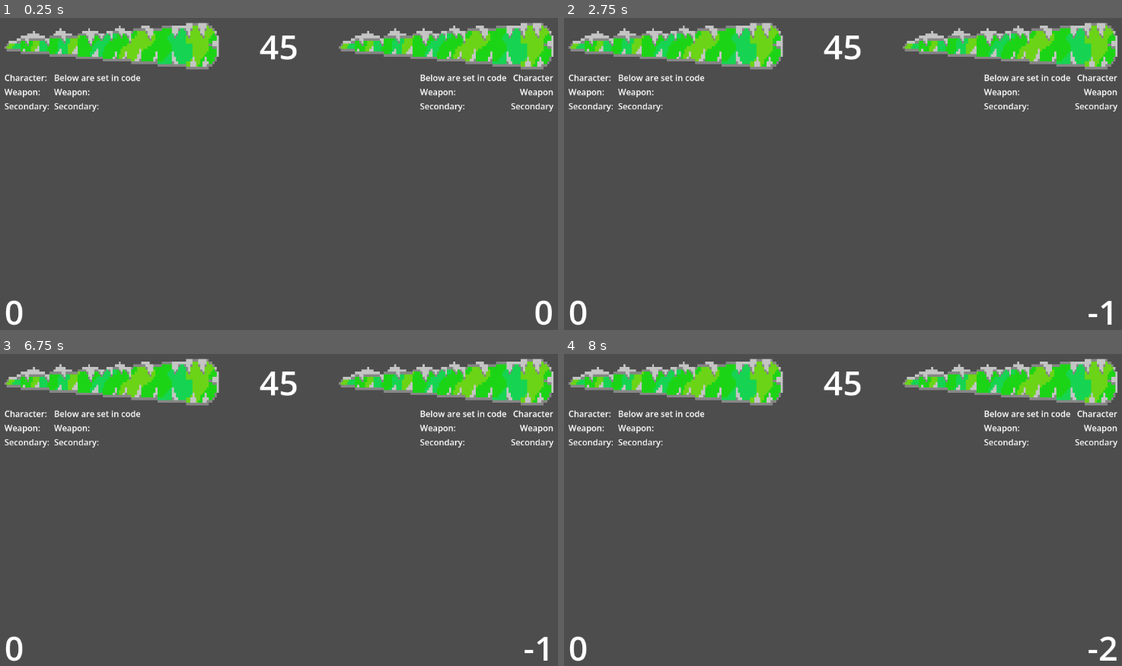
Above: before the commit, frames 1-4 (two rows, left to right).
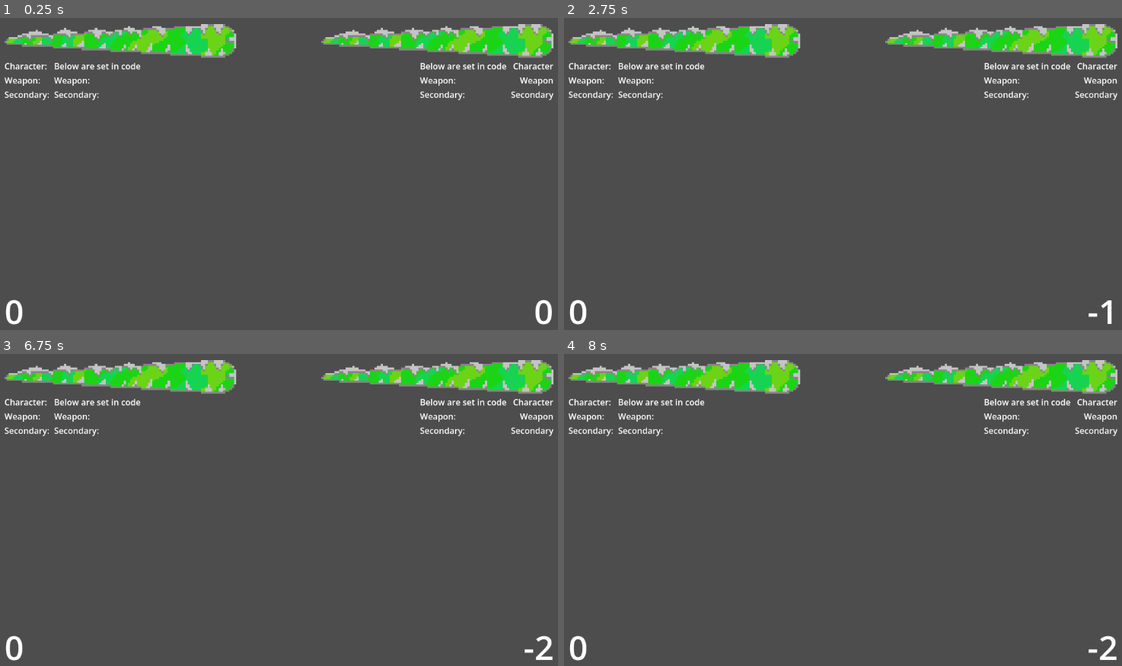
Above: after the commit, the same moments.

Repository: BlueDragonSpace/CascadeVsV2
Game: Godot game, scene res://scenes/root.tscn
Same seed, same stepped clock (60 frames per second), same inputs: the game is played once before the commit and once after it.
Inputs:
- Up to frame 1 (0.25 s): no input
- Up to frame 2 (2.75 s): tap Enter at 0.5 s; hold Right 0.53-1.28 s; tap Alt at 0.6, 2.1 s; tap 1 (reset) at 1.25, 2 s; hold Down 1.28-2.03 s; tap Shift at 1.35 s; hold Right from 2.03 s (still down)
- Up to frame 3 (6.75 s): release Right at 2.78 s; hold Up 2.78-3.53 s; tap Shift at 2.85, 4.35, 5.85 s; tap 1 (reset) at 3.5, 4.25, 5 s; hold Left 3.53-5.03 s; tap Alt at 3.6, 5.1, 6.6 s; hold Down 5.03-5.78 s; hold Right 5.78-6.53 s; hold Up from 6.53 s (still down)
- Up to frame 4 (8 s): release Up at 7.28 s; hold Right from 7.28 s (still down); tap Shift at 7.35 s

The runs differ from the first frame. In frame 1, 8.9% of the frame differs, in the area x 0-100%, y 1-99%; in frame 2, 8.9%; in frame 3, 9.0%; in frame 4, 8.9%.

Commit message:
added more weapons, timer, and environments!

Diff:
--- a/project.godot
+++ b/project.godot
@@ -97,6 +97,7 @@
 reset={
 "deadzone": 0.2,
 "events": [Object(InputEventKey,"resource_local_to_scene":false,"resource_name":"","device":-1,"window_id":0,"alt_press …(191 unchanged characters)…
+, Object(InputEventKey,"resource_local_to_scene":false,"resource_name":"","device":-1,"window_id":0,"alt_pressed":false,"shift_pressed":false,"ctrl_pressed":false,"meta_pressed":false,"pressed":false,"keycode":0,"physical_keycode":32,"key_label":0,"unicode":32,"location":0,"echo":false,"script":null)
 ]
 }
 
--- a/scenes/game/entity/player/player.gd
+++ b/scenes/game/entity/player/player.gd
@@ -43,11 +43,12 @@
 		# collides with environment and player 1
 		collision_layer = int(pow(2, 4))
 		collision_mask  = int(pow(2, 0) + pow(2, 1) + pow(2, 16))
-		floorbox.collision_layer = collision_mask
-		print(floorbox.collision_layer)
+		floorbox.collision_mask = collision_mask
 		weapon.collision_layer = int(pow(2, 5))
 		weapon.hitbox.collision_mask = int(pow(2,0))
-		print(weapon.collision_layer)
+
+
+	UI.set_data(p_num, self)
 
 func _input(_event: InputEvent) -> void:
 
--- /dev/null
+++ b/scenes/game/entity/player/weapon/specificWeapons/flail.gd
@@ -0,0 +1,8 @@
+extends Weapon
+
+
+func add_ready() -> void:
+
+	for child in find_children("RigidBody2D"):
+		child.collision_layer = collision_layer
+		child.collision_mask = collision_mask
--- /dev/null
+++ b/scenes/game/entity/player/weapon/specificWeapons/flail.tscn
@@ -0,0 +1,83 @@
+[gd_scene format=3 uid="uid://d2afk51jtpk85"]
+
+[ext_resource type="PackedScene" uid="uid://dnd4wyq8a0jt4" path="res://scenes/game/entity/player/weapon/weapon.tscn" id="1_vpmyh"]
+[ext_resource type="Script" uid="uid://da1j3od1u8aj2" path="res://scenes/game/entity/player/weapon/specificWeapons/flail.gd" id="2_o6ojt"]
+
+[sub_resource type="RectangleShape2D" id="RectangleShape2D_o6ojt"]
+size = Vector2(32, 2)
+
+[sub_resource type="CircleShape2D" id="CircleShape2D_vpmyh"]
+radius = 3.0
+
+[sub_resource type="RectangleShape2D" id="RectangleShape2D_5s0do"]
+size = Vector2(1, 8)
+
+[sub_resource type="CircleShape2D" id="CircleShape2D_6avbi"]
+radius = 2.0
+
+[node name="Flail" unique_id=842688900 instance=ExtResource("1_vpmyh")]
+mass = 0.4
+script = ExtResource("2_o6ojt")
+
+[node name="CollisionShape2D" type="CollisionShape2D" parent="." index="0" unique_id=1571144521]
+position = Vector2(16, 0)
+shape = SubResource("RectangleShape2D_o6ojt")
+
+[node name="Hitbox" parent="." index="1" unique_id=1803181025]
+position = Vector2(32, 20)
+
+[node name="CollisionShape2D" type="CollisionShape2D" parent="Hitbox" index="0" unique_id=873875431]
+shape = SubResource("CircleShape2D_vpmyh")
+debug_color = Color(0.9999997, 0.0046191565, 0.086252816, 0.41960785)
+
+[node name="PinJoint2D" type="PinJoint2D" parent="." index="2" unique_id=191254229]
+self_modulate = Color(1, 1, 1, 0.11764706)
+position = Vector2(32, 0)
+node_a = NodePath("..")
+node_b = NodePath("RigidBody2D")
+bias = 0.5
+
+[node name="RigidBody2D" type="RigidBody2D" parent="PinJoint2D" index="0" unique_id=1337367162]
+collision_layer = 2
+collision_mask = 78640
+mass = 0.05
+
+[node name="CollisionShape2D" type="CollisionShape2D" parent="PinJoint2D/RigidBody2D" index="0" unique_id=940555501]
+position = Vector2(0, 4)
+shape = SubResource("RectangleShape2D_5s0do")
+
+[node name="PinJoint2D2" type="PinJoint2D" parent="." index="3" unique_id=1451029784]
+self_modulate = Color(1, 1, 1, 0.11764706)
+position = Vector2(32, 8)
+node_a = NodePath("../PinJoint2D/RigidBody2D")
+node_b = NodePath("RigidBody2D")
+bias = 0.5
+
+[node name="RigidBody2D" type="RigidBody2D" parent="PinJoint2D2" index="0" unique_id=439998648]
+collision_layer = 2
+collision_mask = 78640
+mass = 0.05
+
+[node name="CollisionShape2D" type="CollisionShape2D" parent="PinJoint2D2/RigidBody2D" index="0" unique_id=117351480]
+position = Vector2(0, 4)
+shape = SubResource("RectangleShape2D_5s0do")
+
+[node name="PinJoint2D3" type="PinJoint2D" parent="." index="4" unique_id=1818392133]
+self_modulate = Color(1, 1, 1, 0.11764706)
+position = Vector2(32, 16)
+node_a = NodePath("../PinJoint2D2/RigidBody2D")
+node_b = NodePath("RigidBody2D")
+bias = 0.5
+
+[node name="RigidBody2D" type="RigidBody2D" parent="PinJoint2D3" index="0" unique_id=1145891930]
+collision_layer = 2
+collision_mask = 78640
+mass = 0.2
+
+[node name="CollisionShape2D" type="CollisionShape2D" parent="PinJoint2D3/RigidBody2D" index="0" unique_id=146106498]
+position = Vector2(0, 4)
+shape = SubResource("CircleShape2D_6avbi")
+
+[node name="RemoteTransform2D" type="RemoteTransform2D" parent="PinJoint2D3/RigidBody2D" index="1" unique_id=1045996719]
+position = Vector2(0, 4)
+remote_path = NodePath("../../../Hitbox")
--- /dev/null
+++ b/scenes/game/entity/player/weapon/specificWeapons/hotdog.tscn
@@ -0,0 +1,20 @@
+[gd_scene format=3 uid="uid://d021frcs6rcos"]
+
+[ext_resource type="PackedScene" uid="uid://dnd4wyq8a0jt4" path="res://scenes/game/entity/player/weapon/weapon.tscn" id="1_bt7g3"]
+
+[sub_resource type="RectangleShape2D" id="RectangleShape2D_sin7h"]
+size = Vector2(36, 2)
+
+[sub_resource type="RectangleShape2D" id="RectangleShape2D_ylxjh"]
+size = Vector2(32, 1)
+
+[node name="Hotdog" unique_id=842688900 instance=ExtResource("1_bt7g3")]
+
+[node name="CollisionShape2D" type="CollisionShape2D" parent="." index="0" unique_id=20584102]
+position = Vector2(18, 0)
+shape = SubResource("RectangleShape2D_sin7h")
+
+[node name="CollisionShape2D" type="CollisionShape2D" parent="Hitbox" parent_id_path=PackedInt32Array(1803181025) index="0" unique_id=224374773]
+position = Vector2(18, -1)
+shape = SubResource("RectangleShape2D_ylxjh")
+debug_color = Color(0.9993934, 0, 0.12844995, 0.41960785)
--- /dev/null
+++ b/scenes/game/entity/player/weapon/specificWeapons/spear.tscn
@@ -0,0 +1,20 @@
+[gd_scene format=3 uid="uid://b2m3cvbsfphco"]
+
+[ext_resource type="PackedScene" uid="uid://dnd4wyq8a0jt4" path="res://scenes/game/entity/player/weapon/weapon.tscn" id="1_v1xds"]
+
+[sub_resource type="RectangleShape2D" id="RectangleShape2D_gi2wn"]
+size = Vector2(40, 4)
+
+[sub_resource type="CircleShape2D" id="CircleShape2D_5vjoe"]
+radius = 4.0
+
+[node name="Spear" unique_id=842688900 instance=ExtResource("1_v1xds")]
+
+[node name="CollisionShape2D" type="CollisionShape2D" parent="." index="0" unique_id=542890882]
+position = Vector2(20, 0)
+shape = SubResource("RectangleShape2D_gi2wn")
+
+[node name="CollisionShape2D" type="CollisionShape2D" parent="Hitbox" parent_id_path=PackedInt32Array(1803181025) index="0" unique_id=1873378808]
+position = Vector2(40, 0)
+shape = SubResource("CircleShape2D_5vjoe")
+debug_color = Color(0.99858826, 0, 0.14983535, 0.41960785)
--- a/scenes/game/entity/player/weapon/weapon.gd
+++ b/scenes/game/entity/player/weapon/weapon.gd
@@ -2,10 +2,19 @@
 extends RigidBody2D
 
 @export var damage = 20
-@onready var hitbox: Area2D = $Hitbox
-
+@onready var hitbox: Area2D = find_child("Hitbox")
 
 signal hit_entity(entity)
 
+func _ready() -> void:
+	print(collision_layer)
+
+	add_ready()
+
 func _on_hitbox_body_entered(body: Node2D) -> void:
 	hit_entity.emit(body)
+
+func add_ready() -> void:
+	# basically an extended function for further classes
+	# I would use Godot's @virtual and @abstract, but they come with so much hassle
+	pass
--- a/scenes/game/entity/player/weapon/weapon.tscn
+++ b/scenes/game/entity/player/weapon/weapon.tscn
@@ -2,28 +2,13 @@
 
 [ext_resource type="Script" uid="uid://sq5fs64p1sog" path="res://scenes/game/entity/player/weapon/weapon.gd" id="1_n1vkq"]
 
-[sub_resource type="RectangleShape2D" id="RectangleShape2D_n1vkq"]
-size = Vector2(48, 4)
-
-[sub_resource type="CircleShape2D" id="CircleShape2D_nyagw"]
-radius = 4.0
-
 [node name="WeaponBase" type="RigidBody2D" unique_id=842688900]
 collision_layer = 2
-collision_mask = 65587
+collision_mask = 78640
 script = ExtResource("1_n1vkq")
-
-[node name="CollisionShape2D" type="CollisionShape2D" parent="." unique_id=1758802466]
-position = Vector2(24, 0)
-shape = SubResource("RectangleShape2D_n1vkq")
 
 [node name="Hitbox" type="Area2D" parent="." unique_id=1803181025]
 collision_layer = 0
 collision_mask = 16
 
-[node name="CollisionShape2D" type="CollisionShape2D" parent="Hitbox" unique_id=1730442267]
-position = Vector2(48, 0)
-shape = SubResource("CircleShape2D_nyagw")
-debug_color = Color(1, 0, 0, 0.41960785)
-
 [connection signal="body_entered" from="Hitbox" to="." method="_on_hitbox_body_entered"]
--- /dev/null
+++ b/scenes/game/environment/specific_environments/flat.tscn
@@ -0,0 +1,14 @@
+[gd_scene format=3 uid="uid://bslnyut3g8exf"]
+
+[ext_resource type="PackedScene" uid="uid://ctt0gkg3tfcjv" path="res://scenes/game/environment/environment_base.tscn" id="1_ub5rv"]
+
+[sub_resource type="RectangleShape2D" id="RectangleShape2D_rksgy"]
+size = Vector2(352, 24)
+
+[node name="Flat" unique_id=2010721927 instance=ExtResource("1_ub5rv")]
+
+[node name="StaticBody2D" type="StaticBody2D" parent="." index="1" unique_id=1855459794]
+
+[node name="CollisionShape2D" type="CollisionShape2D" parent="StaticBody2D" index="0" unique_id=1884985933]
+position = Vector2(0, 4)
+shape = SubResource("RectangleShape2D_rksgy")
--- /dev/null
+++ b/scenes/game/environment/specific_environments/moving_platform.tscn
@@ -0,0 +1,62 @@
+[gd_scene format=3 uid="uid://dxcvfndadfugo"]
+
+[ext_resource type="PackedScene" uid="uid://ctt0gkg3tfcjv" path="res://scenes/game/environment/environment_base.tscn" id="1_v8dcy"]
+
+[sub_resource type="RectangleShape2D" id="RectangleShape2D_v8dcy"]
+size = Vector2(304, 24)
+
+[sub_resource type="RectangleShape2D" id="RectangleShape2D_d28lk"]
+size = Vector2(64, 1)
+
+[sub_resource type="Animation" id="Animation_2cmcd"]
+length = 0.001
+tracks/0/type = "bezier"
+tracks/0/imported = false
+tracks/0/enabled = true
+tracks/0/path = NodePath(".:position:x")
+tracks/0/interp = 1
+tracks/0/loop_wrap = true
+tracks/0/keys = {
+"handle_modes": PackedInt32Array(0),
+"points": PackedFloat32Array(0, -0.25, 0, 0.25, 0),
+"times": PackedFloat32Array(0)
+}
+
+[sub_resource type="Animation" id="Animation_5br10"]
+resource_name = "left_right"
+tracks/0/type = "bezier"
+tracks/0/imported = false
+tracks/0/enabled = true
+tracks/0/path = NodePath(".:position:x")
+tracks/0/interp = 1
+tracks/0/loop_wrap = true
+tracks/0/keys = {
+"handle_modes": PackedInt32Array(0, 2),
+"points": PackedFloat32Array(0, -0.25, 0, 0.25, 0, 80, -0.083333336, -13.333334, 0, 0),
+"times": PackedFloat32Array(0, 0.5)
+}
+
+[sub_resource type="AnimationLibrary" id="AnimationLibrary_08nea"]
+_data = {
+&"RESET": SubResource("Animation_2cmcd"),
+&"left_right": SubResource("Animation_5br10")
+}
+
+[node name="MovingPlatform" unique_id=2010721927 instance=ExtResource("1_v8dcy")]
+
+[node name="StaticBody2D" type="StaticBody2D" parent="." index="1" unique_id=182323620]
+
+[node name="CollisionShape2D" type="CollisionShape2D" parent="StaticBody2D" index="0" unique_id=340502862]
+position = Vector2(0, 4)
+shape = SubResource("RectangleShape2D_v8dcy")
+
+[node name="AnimatableBody2D" type="AnimatableBody2D" parent="." index="2" unique_id=191895494]
+position = Vector2(0, 8)
+
+[node name="CollisionShape2D" type="CollisionShape2D" parent="AnimatableBody2D" index="0" unique_id=1521654037]
+position = Vector2(0, -32.5)
+shape = SubResource("RectangleShape2D_d28lk")
+one_way_collision = true
+
+[node name="AnimationPlayer" type="AnimationPlayer" parent="AnimatableBody2D" index="1" unique_id=339667857]
+libraries/ = SubResource("AnimationLibrary_08nea")
--- a/scenes/game/environment/specific_environments/small_battlefield.tscn
+++ b/scenes/game/environment/specific_environments/small_battlefield.tscn
@@ -3,7 +3,7 @@
 [ext_resource type="PackedScene" uid="uid://ctt0gkg3tfcjv" path="res://scenes/game/environment/environment_base.tscn" id="1_qvpbw"]
 
 [sub_resource type="RectangleShape2D" id="RectangleShape2D_1smw7"]
-size = Vector2(352, 20)
+size = Vector2(352, 16)
 
 [sub_resource type="RectangleShape2D" id="RectangleShape2D_plorj"]
 size = Vector2(50, 2)
--- a/scenes/game/game.gd
+++ b/scenes/game/game.gd
@@ -1,5 +1,30 @@
 extends Node2D
 
+@onready var UI = get_tree().get_first_node_in_group("UI")
+
+@onready var center: Marker2D = $Center
+@onready var camera_2d: Camera2D = $Center/Camera2D
+@onready var environment: Node2D = $Center/Environment
+
+const SMALL_BATTLEFIELD = preload("uid://bv04btme51quy")
+const FLAT = preload("uid://bslnyut3g8exf")
+
+var env_rotate = false
+var screenshake = false
+
+func _ready() -> void:
+
+
+
+	UI.out_of_time.connect(time_out_event)
+
+func _physics_process(delta: float) -> void:
+
+	if env_rotate:
+		center.rotation += 0.2 * delta
+
+	if screenshake:
+		camera_2d.offset = Vector2(randf_range(-2, 2), randf_range(-2, 2))
 
 func _on_killzone_body_entered(body: Node2D) -> void:
 	# effectively kills the body that entered the kill zone
@@ -8,3 +33,9 @@
 		body.die(body.p_num)
 	else:
 		body.die()
+
+func time_out_event() -> void:
+
+	# now Ideally I would randomize this for different events like fire rain, but for now this will do
+	env_rotate = true
+	screenshake = true
--- a/scenes/game/game.tscn
+++ b/scenes/game/game.tscn
@@ -3,6 +3,7 @@
 [ext_resource type="Script" uid="uid://3l4qmlun30eq" path="res://scenes/game/game.gd" id="1_sul5r"]
 [ext_resource type="PackedScene" uid="uid://dqts7vo68o24h" path="res://scenes/game/entity/player/player.tscn" id="2_7h61r"]
 [ext_resource type="PackedScene" uid="uid://bv04btme51quy" path="res://scenes/game/environment/specific_environments/small_battlefield.tscn" id="3_0sr1o"]
+[ext_resource type="PackedScene" uid="uid://d2afk51jtpk85" path="res://scenes/game/entity/player/weapon/specificWeapons/flail.tscn" id="3_kelw5"]
 
 [sub_resource type="WorldBoundaryShape2D" id="WorldBoundaryShape2D_7h61r"]
 
@@ -21,10 +22,15 @@
 
 [node name="Player" parent="Players" unique_id=646907970 instance=ExtResource("2_7h61r")]
 position = Vector2(-128, -152)
+max_spd = 12
+max_hp = 25
+weapon_scene = ExtResource("3_kelw5")
 
 [node name="Player2" parent="Players" unique_id=1250194395 instance=ExtResource("2_7h61r")]
 position = Vector2(128, -152)
 p_num = 2
+max_hp = 25
+weapon_scene = ExtResource("3_kelw5")
 
 [node name="Center" type="Marker2D" parent="." unique_id=385348461]
 position = Vector2(0, -152)
--- a/scenes/ui/ui.gd
+++ b/scenes/ui/ui.gd
@@ -8,18 +8,45 @@
 @onready var character_2: Label = $HBoxContainer/VBoxContainer/HBoxContainer/After2/Character2
 @onready var weapon_2: Label = $HBoxContainer/VBoxContainer/HBoxContainer/After2/Weapon2
 @onready var secondary_2: Label = $HBoxContainer/VBoxContainer/HBoxContainer/After2/Secondary2
-
 @onready var score_1: Label = $HBoxContainer/VBoxContainer/BottomBar/Score1
 @onready var score_2: Label = $HBoxContainer/VBoxContainer/BottomBar/Score2
 
+@onready var timer: Label = $HBoxContainer/VBoxContainer/TopBar/Timer
 
-#func set_data()
-# nope gonna do this later
+@export var max_timer_time : int = 45
+@onready var timer_time : float = max_timer_time
+@export var disable_timer = false
+var timer_running = true
+
+signal out_of_time
+
+func set_data(p_num: int, node_data: Node) -> void:
+
+	var hp_bar = find_child("HPBar" + str(p_num))
+	hp_bar.max_value = node_data.max_hp
+	hp_bar.value = hp_bar.max_value
+
 
 func _ready() -> void:
 
 	Global.score_changed.connect(update_score)
 	update_score()
+
+	if disable_timer:
+		timer.visible = false
+		timer_running = false
+
+	timer.text = str(int(ceil(timer_time)))
+
+func _process(delta: float) -> void:
+
+	if timer_running:
+		timer_time -= delta
+		timer.text = str(int(ceil(timer_time)))
+
+	if ceil(timer_time) <= 0:
+		timer_running = false
+		out_of_time.emit()
 
 func player_hit(player_num: String, current_hp: float) -> void:
 	var hp_bar = top_bar.find_child("HPBar" + player_num)
--- a/scenes/ui/ui.tscn
+++ b/scenes/ui/ui.tscn
@@ -15,6 +15,7 @@
 grow_horizontal = 2
 grow_vertical = 2
 script = ExtResource("1_pfayw")
+disable_timer = true
 
 [node name="HBoxContainer" type="HBoxContainer" parent="." unique_id=346348228]
 layout_mode = 1
Not shown, changed: notes/toDo.txt
Not shown, added: scenes/game/entity/player/weapon/specificWeapons/flail.gd.uid
